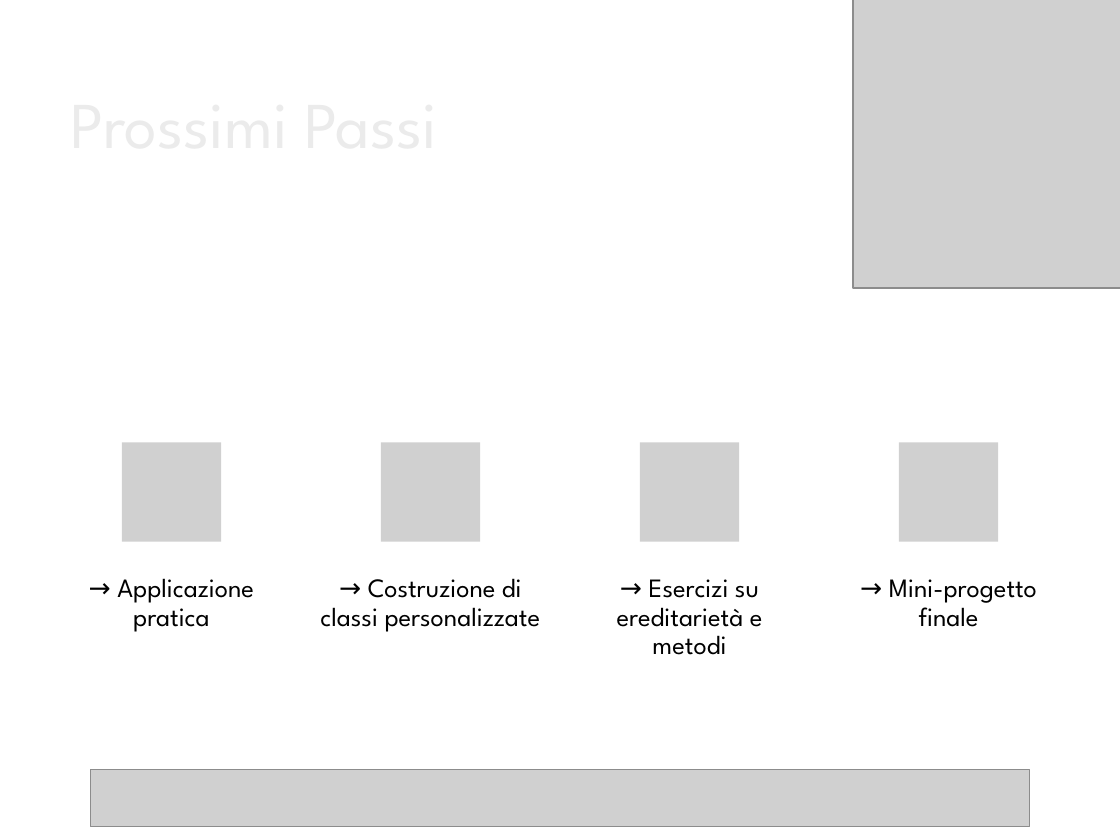
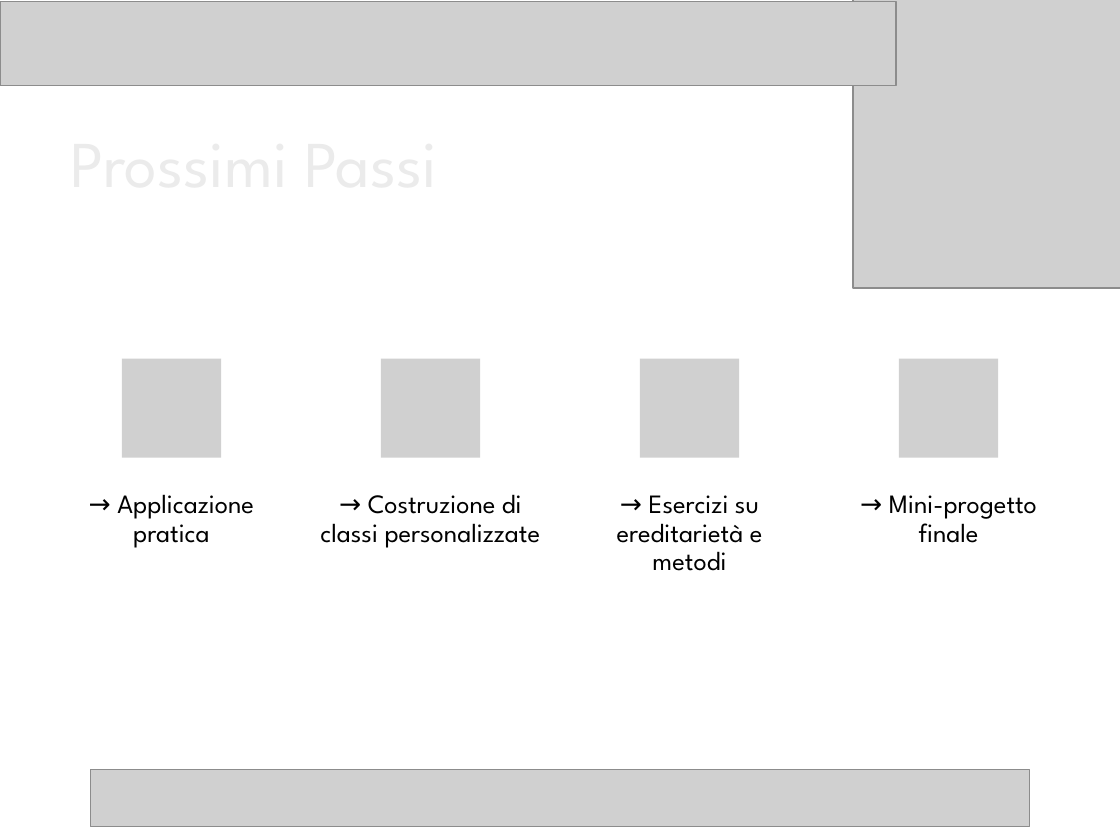
Before and after one commit to MattiaTiozzoDev/AngularStartCourse, a slide deck: slide 14 of Slide_Teoriche_Classi_JS.pptx. Drawn at 1120x840 pixels with LibreOffice and Linux fonts; fonts in the diff are those of the drawing; grey boxes stand for pictures; background and template pictures are left out. Boxes give left, top, right and bottom in pixels: in the first picture for what was removed or moved away, otherwise in the second. Text is boxed around its words. In the diff, an @@ line names an element or a change of style, - is before the commit and + after.

```diff
--- a/Slide_Teoriche_Classi_JS.pptx
+++ b/Slide_Teoriche_Classi_JS.pptx
@@ picture added at <box>0,1,896,85</box> @@
@@ title "Prossimi Passi": place and size @@
-title "Prossimi Passi" at <box>59,77,909,202</box>
+title "Prossimi Passi" at <box>59,116,909,241</box>
@@ picture added at <box>122,358,222,458</box> @@
@@ picture removed at <box>122,442,222,542</box> @@
@@ 4 texts, 3 pictures: place and size @@
-4 texts, 3 pictures at <box>117,442,1037,655</box>
+4 texts, 3 pictures at <box>117,358,1037,571</box>
```
Also in this commit, not shown: 11 other slides changed, 1 other file.
